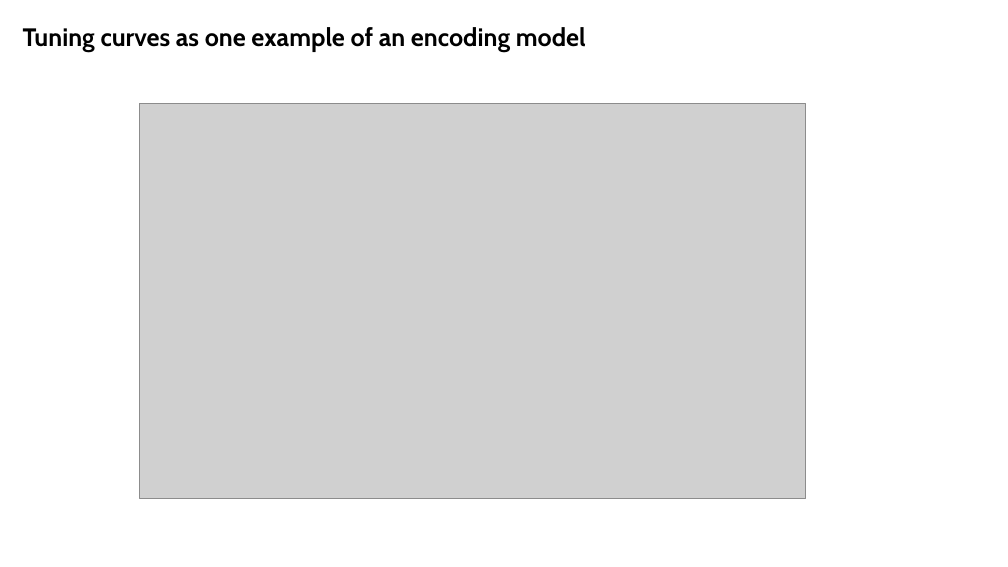
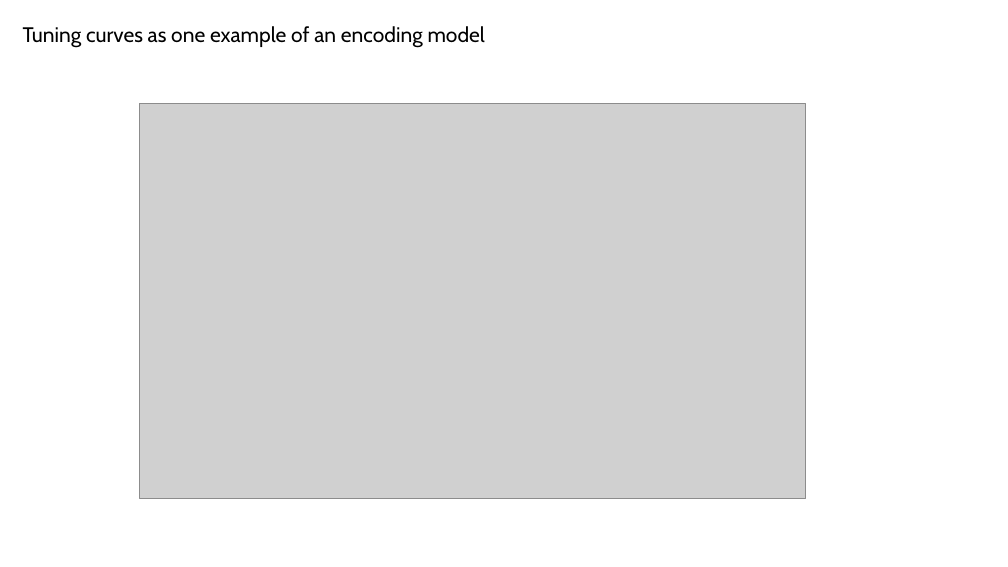
Before and after one commit to SaberaTalukder/Chen_Institute_DataSAI_for_Neuroscience, a slide deck: slide 4 of 07_06_22_day2_dynamical_time_series/slides/day2_practical.pptx. Drawn at 1008x567 pixels with LibreOffice and Linux fonts; fonts in the diff are those of the drawing; grey boxes stand for pictures. Boxes give left, top, right and bottom in pixels: in the first picture for what was removed or moved away, otherwise in the second. Text is boxed around its words. In the diff, an @@ line names an element or a change of style, - is before the commit and + after.

```diff
--- a/07_06_22_day2_dynamical_time_series/slides/day2_practical.pptx
+++ b/07_06_22_day2_dynamical_time_series/slides/day2_practical.pptx
@@ text "Tuning curves as one example ..." at box(23, 26, 485, 48): size 24 to 20 pt, bold off @@
```
Also in this commit, not shown: 13 other slides changed, 4 slides added, 2 other files.
